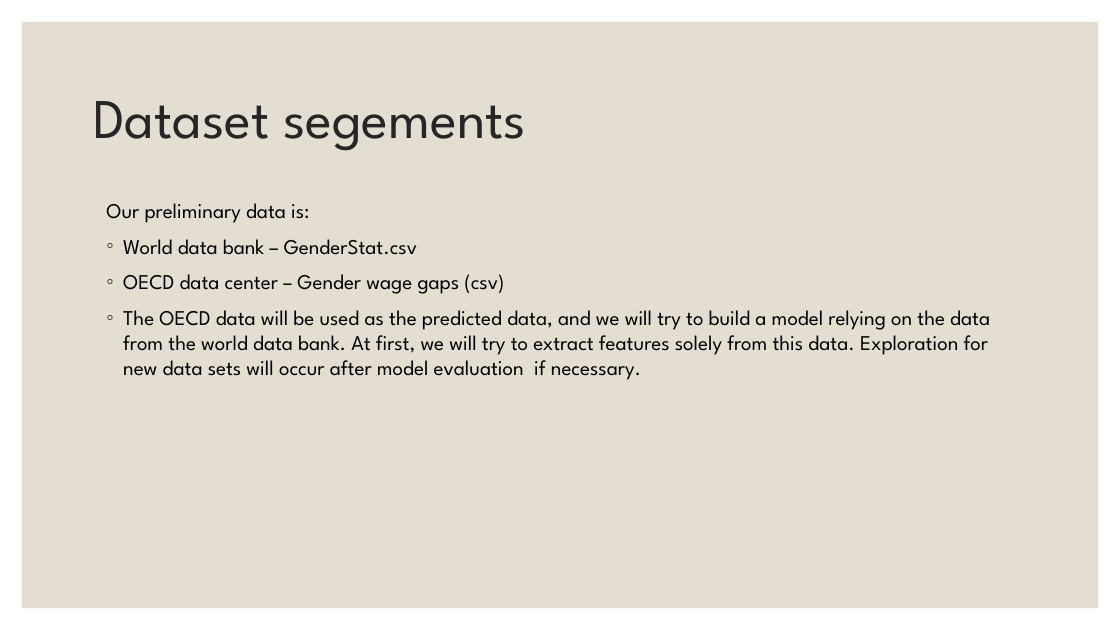
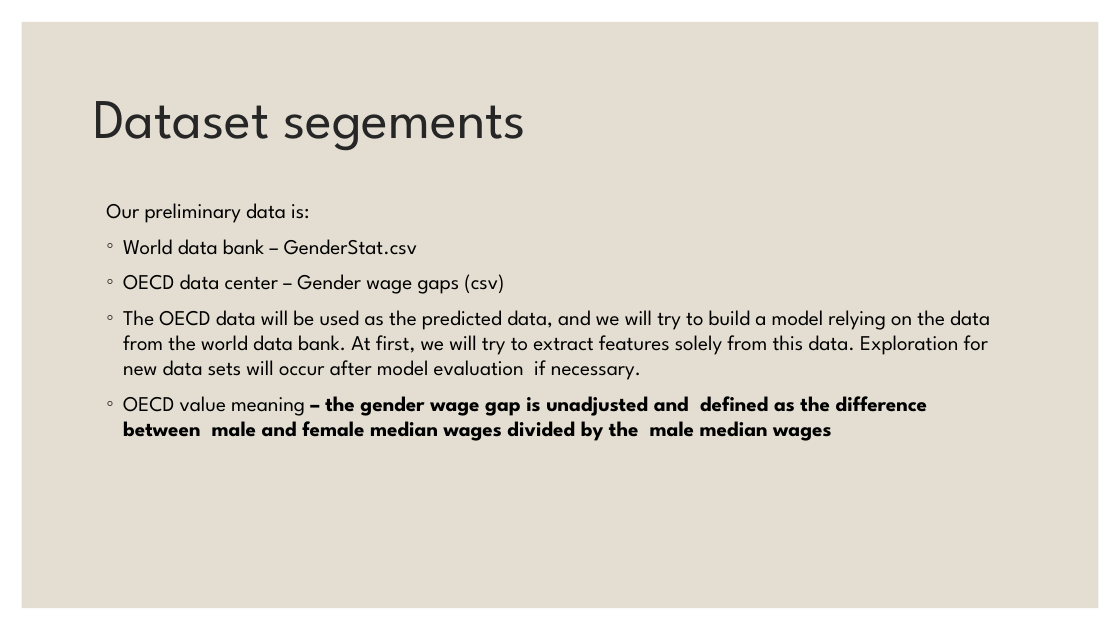
Before and after one commit to EylonSaadon/DataScienceWorkShop, a slide deck: slide 3 of Sallary gap predictionfrom Project Demo.pptx. Drawn at 1120x630 pixels with LibreOffice and Linux fonts; fonts in the diff are those of the drawing. Boxes give left, top, right and bottom in pixels: in the first picture for what was removed or moved away, otherwise in the second. Text is boxed around its words. In the diff, an @@ line names an element or a change of style, - is before the commit and + after.

```diff
--- a/Sallary gap predictionfrom Project Demo.pptx
+++ b/Sallary gap predictionfrom Project Demo.pptx
@@ text at (123, 396, 928, 441): paragraph added @@
+◦ OECD value meaning – the gender wage gap is unadjusted and defined as the difference between male and female median wages divided by the male median wages
```
